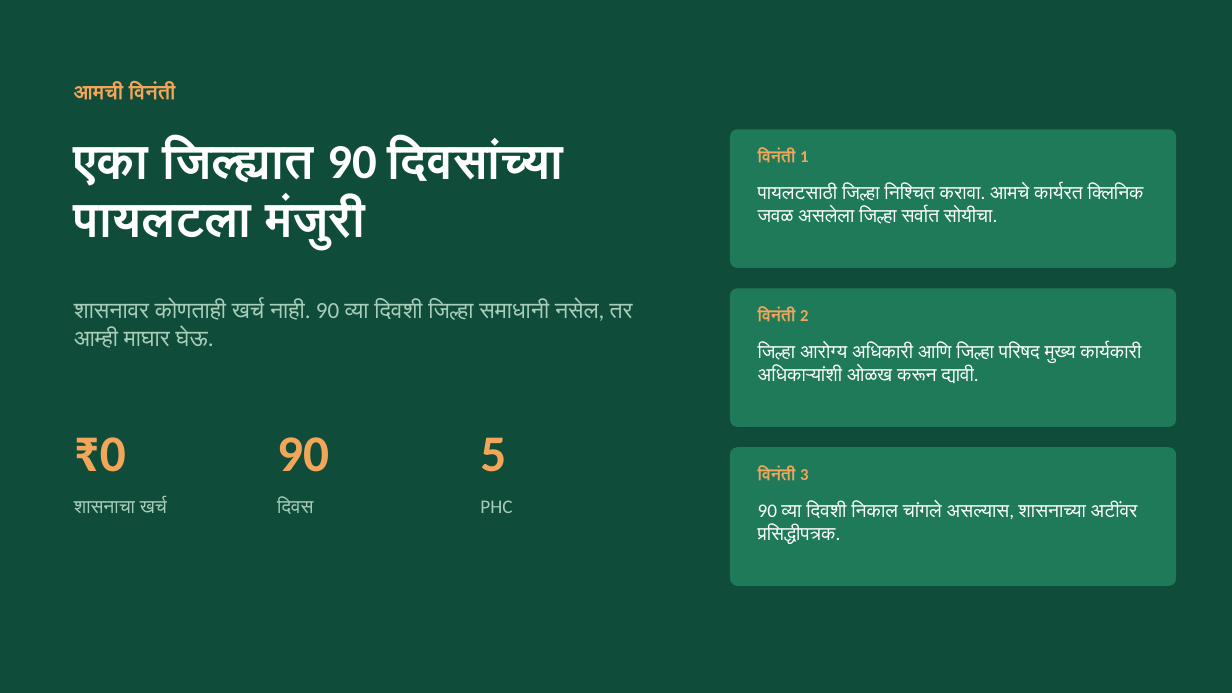
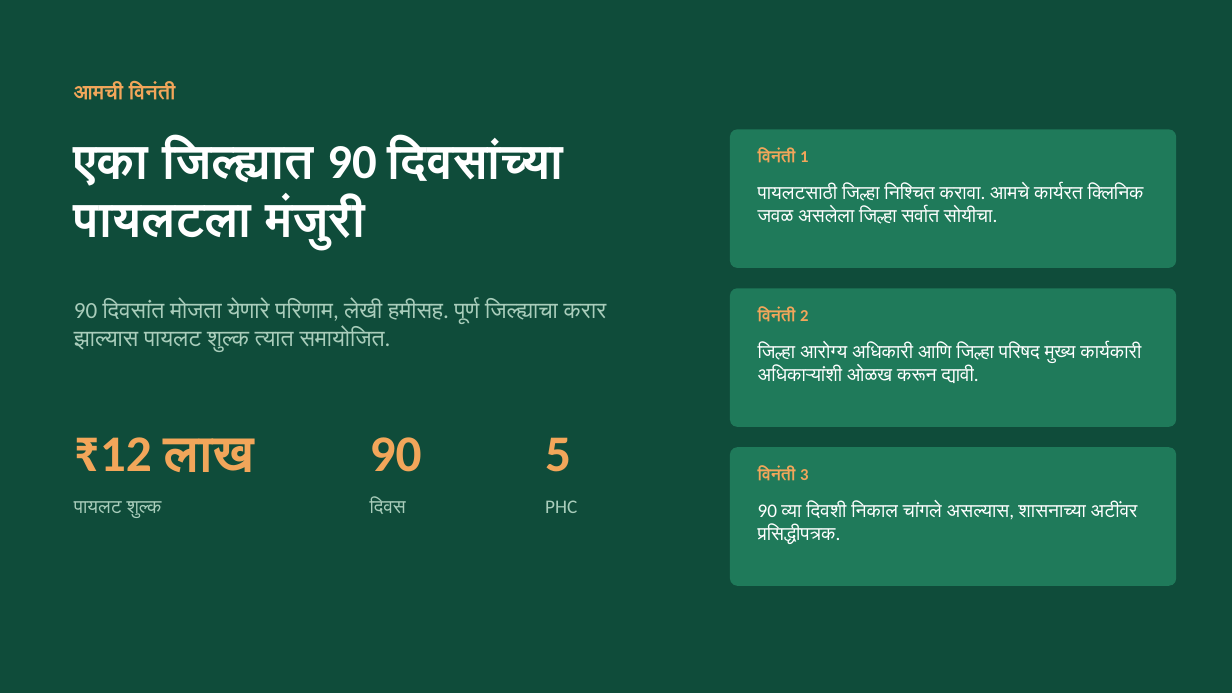
Before and after one commit to suhelali14/Saas-Platform, a slide deck: slide 15 of docs/pitch/Nayaversse-Maharashtra-Pitch-Marathi.pptx. Drawn at 1232x693 pixels with LibreOffice and Linux fonts; fonts in the diff are those of the drawing. Boxes give left, top, right and bottom in pixels: in the first picture for what was removed or moved away, otherwise in the second. Text is boxed around its words. In the diff, an @@ line names an element or a change of style, - is before the commit and + after.

```diff
--- a/docs/pitch/Nayaversse-Maharashtra-Pitch-Marathi.pptx
+++ b/docs/pitch/Nayaversse-Maharashtra-Pitch-Marathi.pptx
@@ text at (74, 300, 607, 352): text changed @@
-शासनावर कोणताही खर्च नाही. 90 व्या दिवशी जिल्हा समाधानी नसेल, तर आम्ही माघार घेऊ.
+90 दिवसांत मोजता येणारे परिणाम, लेखी हमीसह. पूर्ण जिल्ह्याचा करार झाल्यास पायलट शुल्क त्यात समायोजित.
@@ text at (74, 437, 254, 472): text changed @@
-₹0
+₹12 लाख
@@ text "90": place and size @@
-text "90" at (277, 437, 329, 472)
+text "90" at (370, 437, 422, 472)
@@ text "5": place and size @@
-text "5" at (480, 437, 506, 472)
+text "5" at (545, 437, 571, 472)
@@ text at (74, 501, 162, 518): text changed @@
-शासनाचा खर्च
+पायलट शुल्क
@@ text "दिवस": place and size @@
-text "दिवस" at (277, 498, 313, 514)
+text "दिवस" at (370, 498, 406, 514)
@@ text "PHC": place and size @@
-text "PHC" at (480, 500, 512, 513)
+text "PHC" at (545, 500, 577, 513)
```
Also in this commit, not shown: 3 other slides changed, 3 other files.
